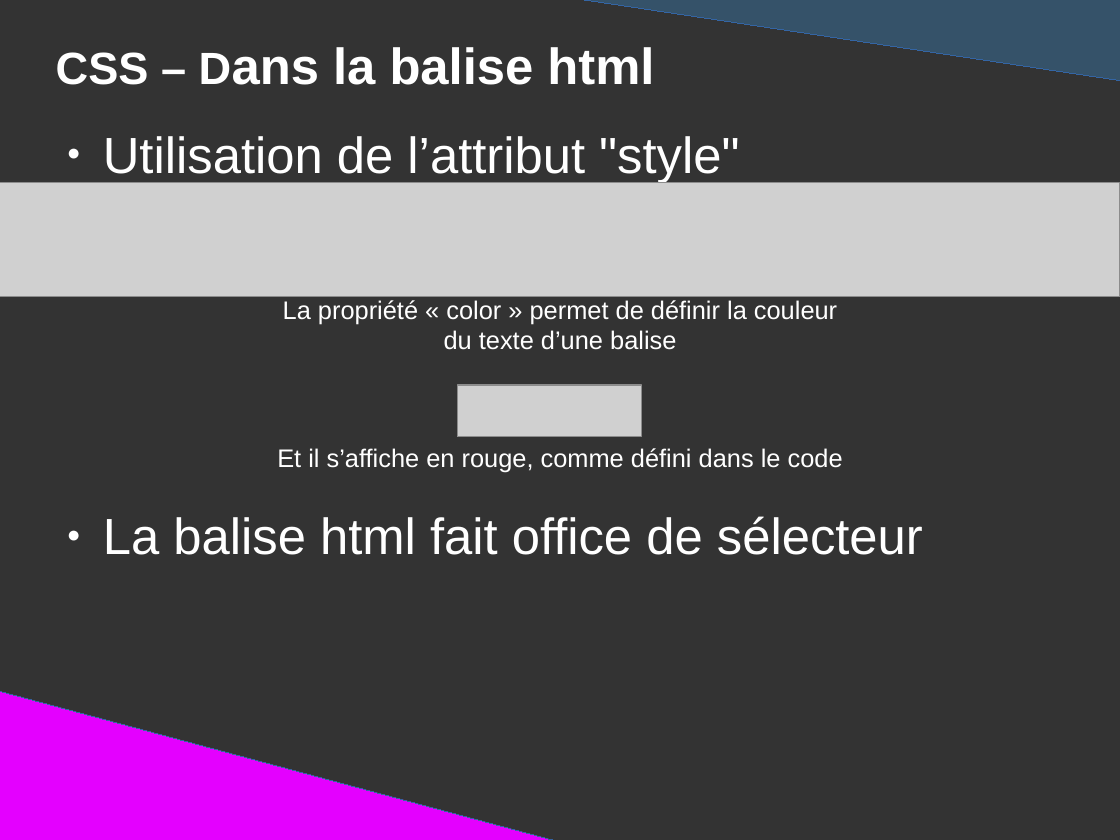
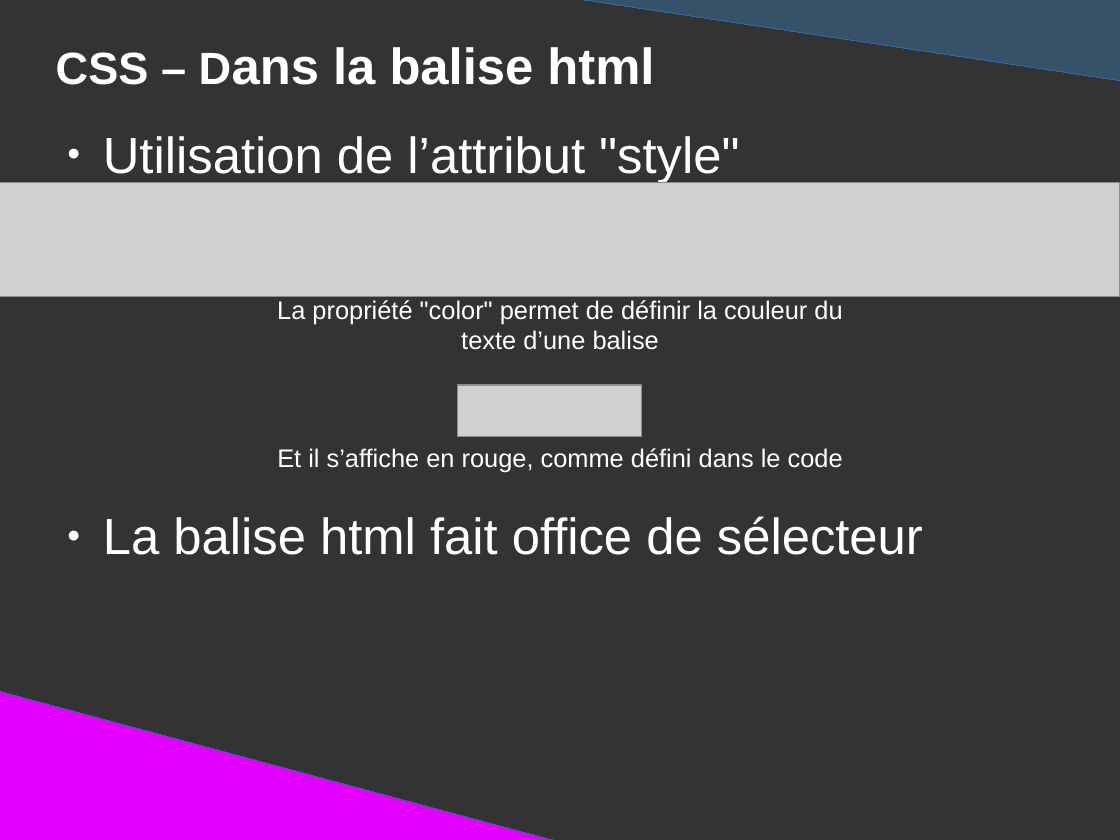
Before and after one commit to DanYellow/presentations, a slide deck: slide 66 of mmi/html/travaux-pratiques/numero-1/presentation.odp. Drawn at 1120x840 pixels with LibreOffice and Linux fonts; fonts in the diff are those of the drawing; grey boxes stand for pictures. Boxes give left, top, right and bottom in pixels: in the first picture for what was removed or moved away, otherwise in the second. Text is boxed around its words. In the diff, an @@ line names an element or a change of style, - is before the commit and + after.

```diff
--- a/mmi/html/travaux-pratiques/numero-1/presentation.odp
+++ b/mmi/html/travaux-pratiques/numero-1/presentation.odp
@@ text at bbox=[277, 300, 842, 350]: text changed @@
-La propriété « color » permet de définir la couleur du texte d’une balise
+La propriété "color" permet de définir la couleur du texte d’une balise
```
Also in this commit, not shown: 41 other slides changed, 2 slides added, 1 slide removed, 5 other files.
